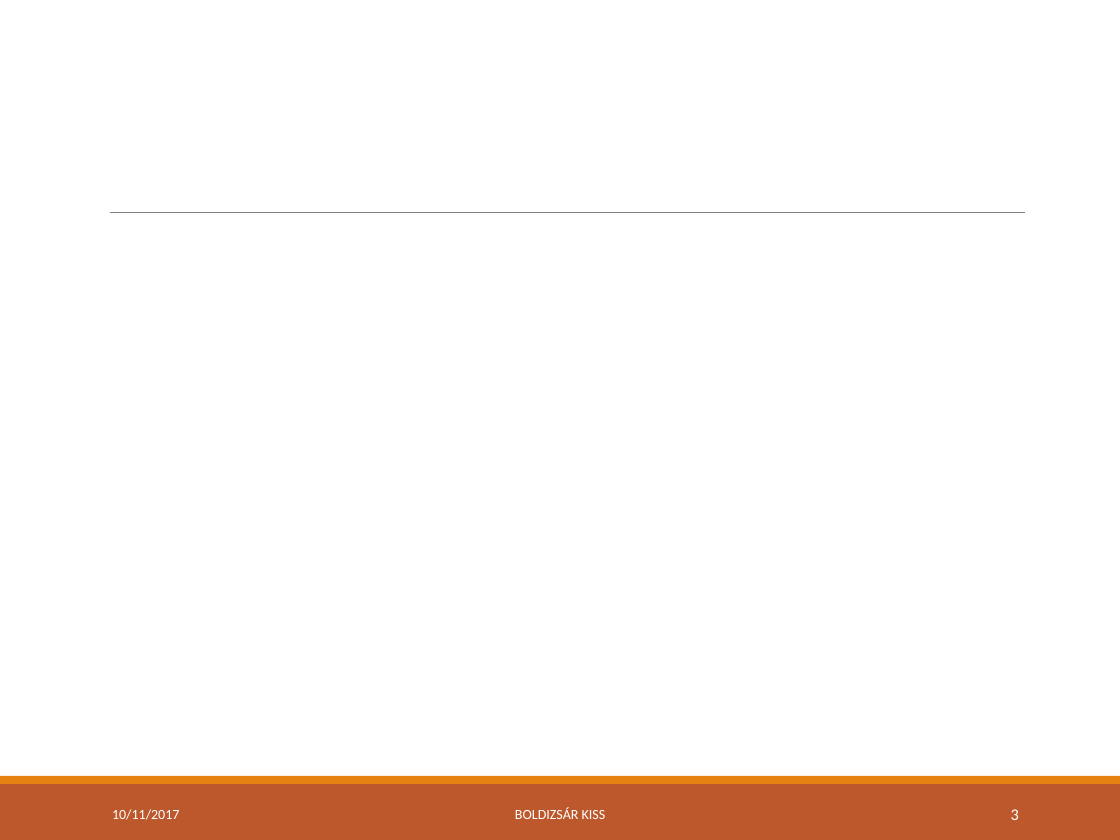
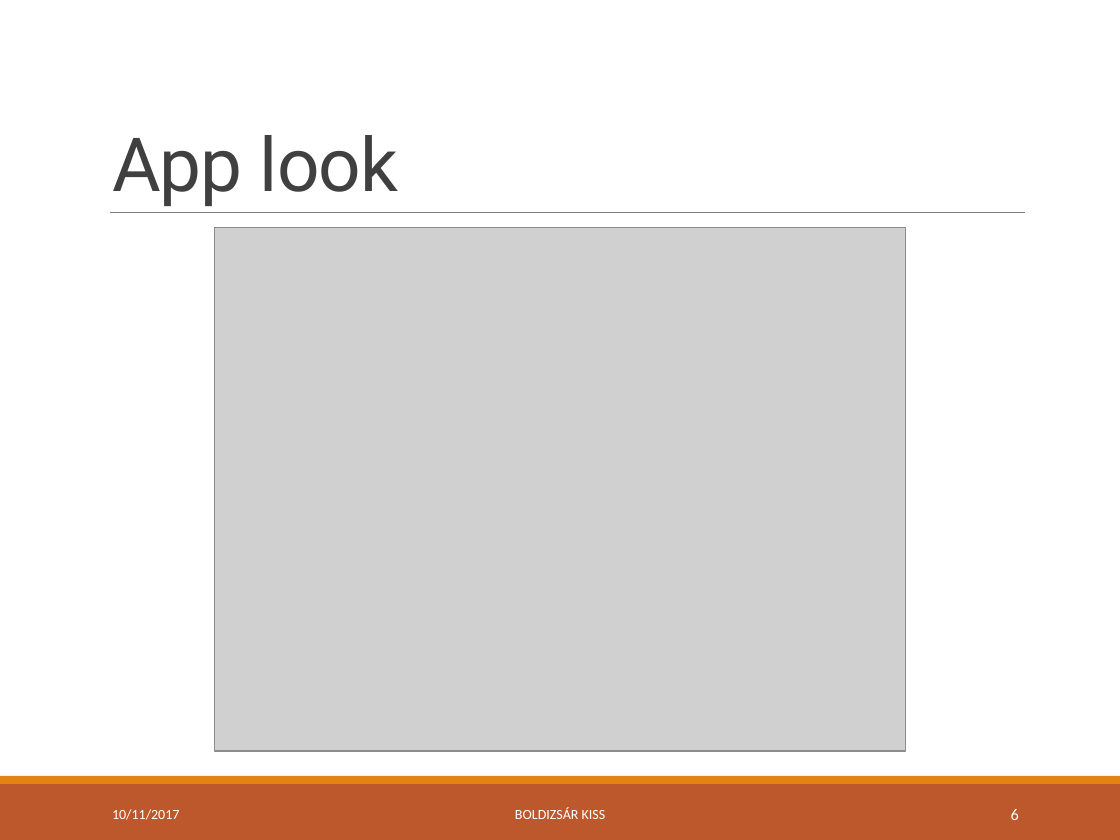
Before and after one commit to green-fox-academy/bpo106, a slide deck: slide 6 of week09/day05/demo/ppt-w09.pptx (slide 3 before the commit). Drawn at 1120x840 pixels with LibreOffice and Linux fonts; fonts in the diff are those of the drawing; grey boxes stand for pictures. Boxes give left, top, right and bottom in pixels: in the first picture for what was removed or moved away, otherwise in the second. Text is boxed around its words. In the diff, an @@ line names an element or a change of style, - is before the commit and + after.

```diff
--- a/week09/day05/demo/ppt-w09.pptx
+++ b/week09/day05/demo/ppt-w09.pptx
@@ title added at bbox=[112, 135, 399, 206], 48 pt, text #404040 @@
+App look
@@ picture added at bbox=[214, 227, 906, 752] @@
@@ page number at bbox=[1011, 809, 1019, 820]: text changed @@
-3
+6
```
Also in this commit, not shown: 5 other slides changed, 4 slides added, 4 other files.
